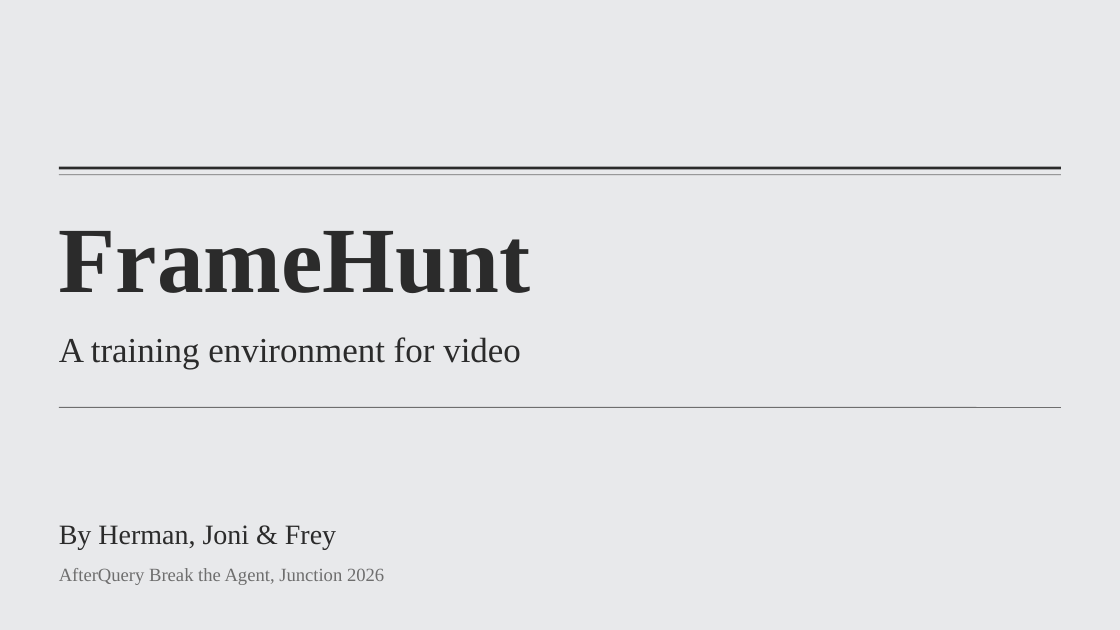
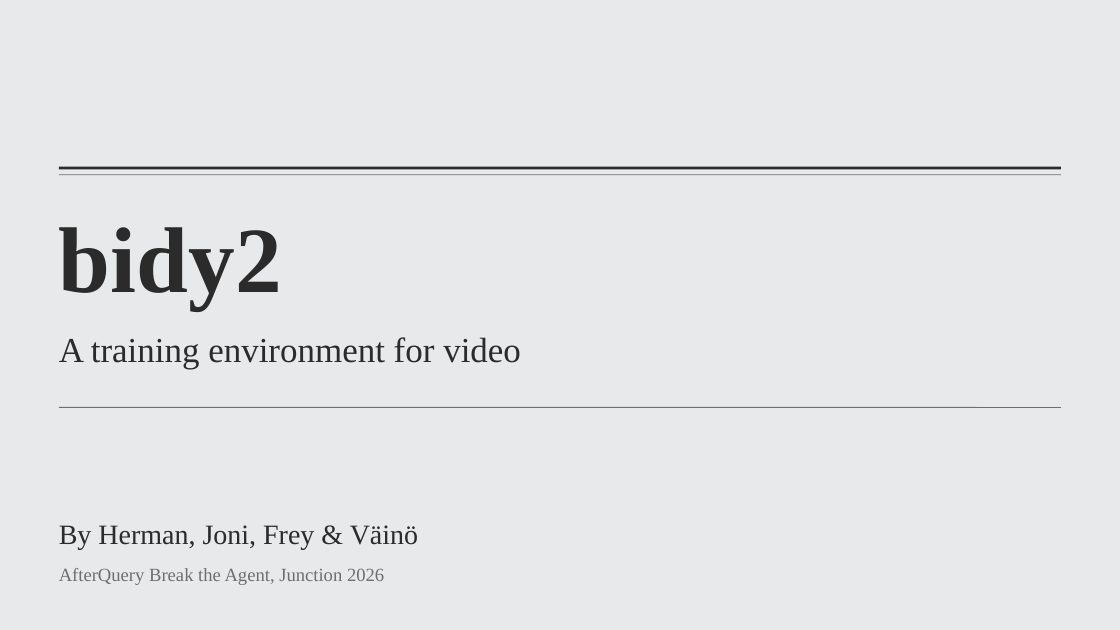
Before and after one commit to MrNaakka/bidy2, a slide deck: slide 1 of docs/framehunt-pitch-short.pptx. Drawn at 1120x630 pixels with LibreOffice and Linux fonts; fonts in the diff are those of the drawing; background and template pictures are left out. Boxes give left, top, right and bottom in pixels: in the first picture for what was removed or moved away, otherwise in the second. Text is boxed around its words. In the diff, an @@ line names an element or a change of style, - is before the commit and + after.

```diff
--- a/docs/framehunt-pitch-short.pptx
+++ b/docs/framehunt-pitch-short.pptx
@@ title at <box>59,227,282,309</box>: text changed @@
-FrameHunt
+bidy2
@@ text at <box>59,525,418,550</box>: text changed @@
-By Herman, Joni & Frey
+By Herman, Joni, Frey & Väinö
```
Also in this commit, not shown: 3 other slides changed, 3 slides added.
